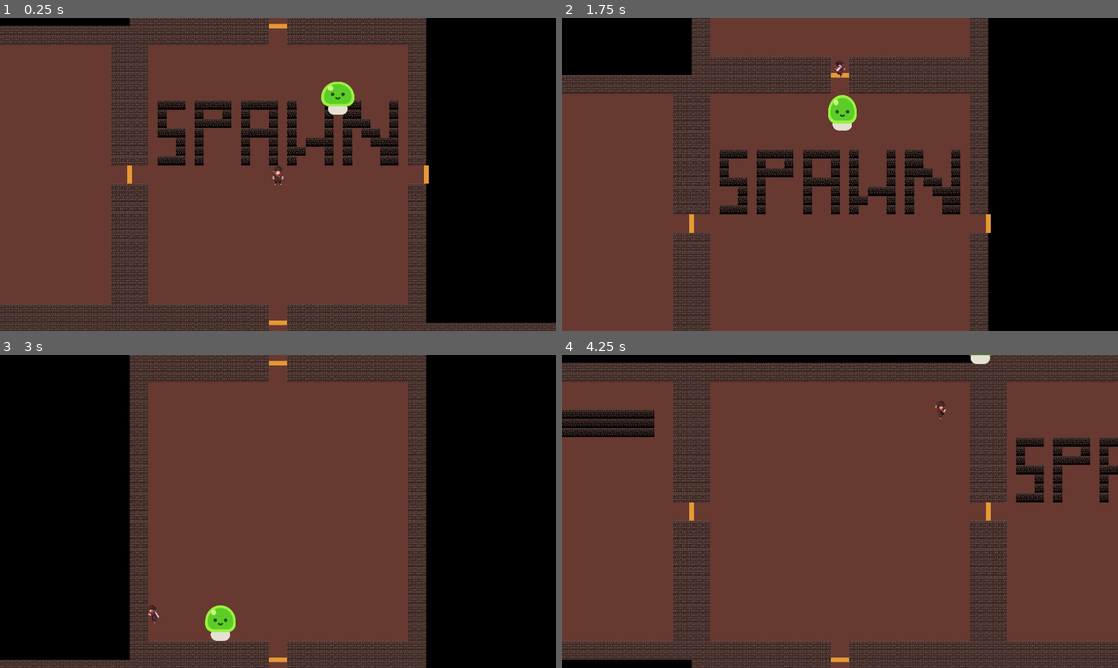
Above: before the commit, frames 1-4 (two rows, left to right).
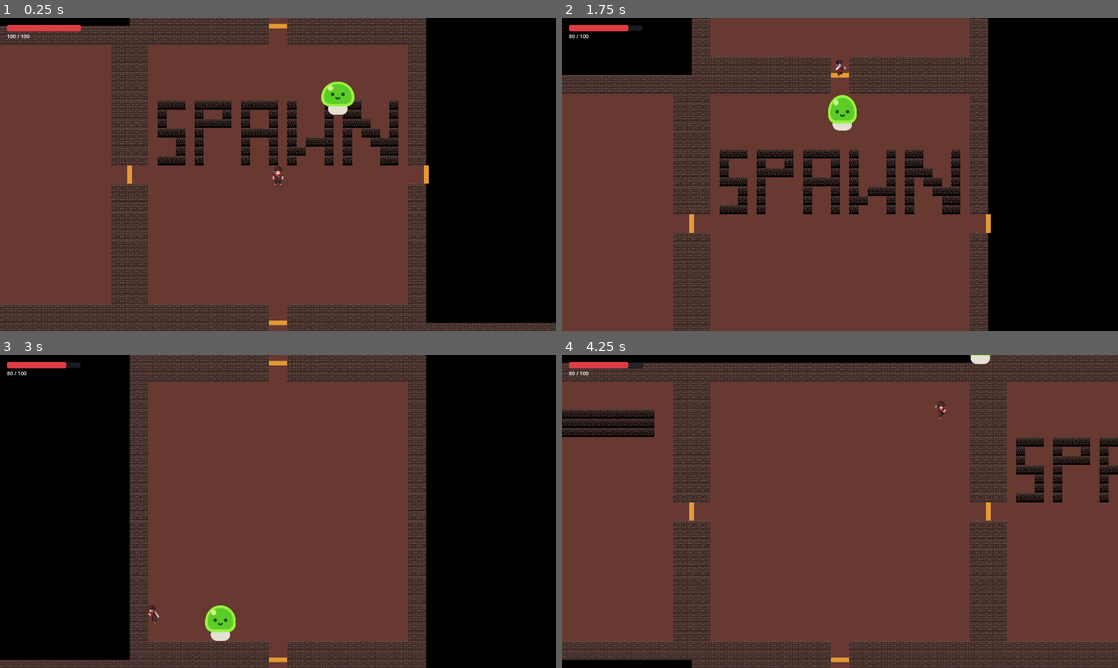
Above: after the commit, the same moments.

Repository: NoahGagnier/game
Game: Godot game, scene res://game.tscn
The game is run twice, just before and just after one commit, with the same random seed, the same clock (stepped at 60 frames per second) and the same inputs.
Inputs (mouse positions are in pixels of both pictures, inside the frame that each line leads up to):
- Up to frame 1 (0.25 s): no input
- Up to frame 2 (1.75 s): move the mouse to (812, 237) at 0.52 s; press the mouse at (812, 237) at 0.53 s; hold W (move_up) from 0.53 s (still down); move the mouse to (1006, 221) at 1.27 s; release the mouse at (1006, 221) at 1.28 s; click (1006, 221) at 1.35 s
- Up to frame 3 (3 s): move the mouse to (111, 464) at 2.02 s; release W (move_up) at 2.03 s; press the mouse at (111, 464) at 2.03 s; hold A (move_left) from 2.03 s (still down); move the mouse to (305, 511) at 2.77 s; release the mouse at (305, 511) at 2.78 s; click (305, 511) at 2.85 s
- Up to frame 4 (4.25 s): move the mouse to (756, 433) at 3.52 s; release A (move_left) at 3.53 s; press the mouse at (756, 433) at 3.53 s; hold S (move_down) from 3.53 s (still down)

The runs differ from the first frame. In frame 1, 0.3% of the frame differs, in the area x 1-15%, y 2-7%; in frame 2, 0.4%, in the area x 1-52%, y 2-19%; in frame 3, 0.3%; in frame 4, 0.3%.

Commit message:
health bar and placeholder hurt anm

Diff:
--- a/game.tscn
+++ b/game.tscn
@@ -2,6 +2,7 @@
 
 [ext_resource type="PackedScene" uid="uid://c1sx7bic4uhdj" path="res://player.tscn" id="1_e2o6t"]
 [ext_resource type="Script" uid="uid://dususlr2yr63q" path="res://game.gd" id="1_fc0e3"]
+[ext_resource type="PackedScene" uid="uid://d1hudplayer2d2" path="res://hud.tscn" id="2_hud"]
 [ext_resource type="PackedScene" uid="uid://cltw5r5big1qy" path="res://mob1.tscn" id="5_7jktm"]
 [ext_resource type="PackedScene" uid="uid://b6y8u63ynub3m" path="res://rooms/dungeon.tscn" id="6_dungeon"]
 [ext_resource type="Script" uid="uid://dx8rmgbo1e7cw" path="res://rooms/room_camera.gd" id="7_roomcam"]
@@ -61,4 +62,6 @@
 [node name="Mob" parent="." unique_id=1240957426 instance=ExtResource("5_7jktm")]
 position = Vector2(766, 201)
 
+[node name="HUD" parent="." instance=ExtResource("2_hud")]
+
 [connection signal="health_depleted" from="Player" to="." method="_on_player_health_depleted"]
--- /dev/null
+++ b/hud.gd
@@ -0,0 +1,19 @@
+extends CanvasLayer
+
+@export var player_path: NodePath = ^"../Player"
+
+@onready var _bar: ProgressBar = $VBoxContainer/ProgressBar
+@onready var _label: Label = $VBoxContainer/Label
+
+func _ready() -> void:
+	var player := get_node_or_null(player_path) as Player
+	if player == null:
+		push_warning("HUD: could not find Player at %s" % player_path)
+		return
+	player.health_changed.connect(_on_player_health_changed)
+	_on_player_health_changed(player.health, player.max_health)
+
+func _on_player_health_changed(current: float, max_health: float) -> void:
+	_bar.max_value = max_health
+	_bar.value = current
+	_label.text = "%d / %d" % [int(ceilf(current)), int(max_health)]
--- /dev/null
+++ b/hud.tscn
@@ -0,0 +1,46 @@
+[gd_scene format=3 uid="uid://xem8pxnq36dt"]
+
+[ext_resource type="Script" path="res://hud.gd" id="1_hud"]
+
+[sub_resource type="StyleBoxFlat" id="StyleBoxFlat_bg"]
+bg_color = Color(0.12, 0.13, 0.16, 0.85)
+border_width_left = 2
+border_width_top = 2
+border_width_right = 2
+border_width_bottom = 2
+border_color = Color(0, 0, 0, 0.6)
+corner_radius_top_left = 6
+corner_radius_top_right = 6
+corner_radius_bottom_right = 6
+corner_radius_bottom_left = 6
+
+[sub_resource type="StyleBoxFlat" id="StyleBoxFlat_fill"]
+bg_color = Color(0.87, 0.23, 0.26, 1)
+corner_radius_top_left = 6
+corner_radius_top_right = 6
+corner_radius_bottom_right = 6
+corner_radius_bottom_left = 6
+
+[node name="HUD" type="CanvasLayer"]
+script = ExtResource("1_hud")
+
+[node name="VBoxContainer" type="VBoxContainer" parent="."]
+offset_left = 24.0
+offset_top = 24.0
+offset_right = 280.0
+offset_bottom = 100.0
+theme_override_constants/separation = 4
+
+[node name="ProgressBar" type="ProgressBar" parent="VBoxContainer"]
+custom_minimum_size = Vector2(240, 22)
+layout_mode = 2
+theme_override_styles/background = SubResource("StyleBoxFlat_bg")
+theme_override_styles/fill = SubResource("StyleBoxFlat_fill")
+max_value = 100.0
+value = 100.0
+show_percentage = false
+
+[node name="Label" type="Label" parent="VBoxContainer"]
+layout_mode = 2
+text = "100 / 100"
+theme_override_font_sizes/font_size = 18
--- a/player.gd
+++ b/player.gd
@@ -2,6 +2,7 @@
 extends CharacterBody2D
 
 signal health_depleted
+signal health_changed(current: float, max_health: float)
 
 @export var max_health: float = 100.0
 @export var move_speed: float = 450.0
@@ -28,9 +29,13 @@
 @onready var _hitbox: Area2D = $HitBox
 
 func _ready() -> void:
-	health = max_health
+	_set_health(max_health)
 	_hitbox.monitoring = false
 	_play_current_animation()
+
+func _set_health(new_health: float) -> void:
+	health = clampf(new_health, 0.0, max_health)
+	health_changed.emit(health, max_health)
 
 func _unhandled_input(event: InputEvent) -> void:
 	if event.is_action_pressed("attack"):
@@ -67,7 +72,7 @@
 func take_damage(amount: float, _source_position: Vector2 = Vector2.ZERO) -> void:
 	if _invincible or _state == State.DEAD:
 		return
-	health -= amount
+	_set_health(health - amount)
 	if health <= 0.0:
 		_die()
 		return
--- a/player.tscn
+++ b/player.tscn
@@ -2,6 +2,7 @@
 
 [ext_resource type="Script" uid="uid://yh2ao5or56lq" path="res://player.gd" id="1_player"]
 [ext_resource type="Texture2D" uid="uid://bcnuswfoynm15" path="res://characters/Character_Placeholder_Art/FREE_Adventurer 2D Pixel Art/Sprites/IDLE/idle_down.png" id="2_2hs0m"]
+[ext_resource type="Texture2D" uid="uid://hj3e18hsj07" path="res://icon.png" id="2_icon"]
 [ext_resource type="Texture2D" uid="uid://bkwyod7qmyw6i" path="res://characters/Character_Placeholder_Art/FREE_Adventurer 2D Pixel Art/Sprites/ATTACK 1/attack1_down.png" id="2_n7ghd"]
 [ext_resource type="Texture2D" uid="uid://bkop6xm0np2p2" path="res://characters/Character_Placeholder_Art/FREE_Adventurer 2D Pixel Art/Sprites/RUN/run_down.png" id="2_sweqy"]
 [ext_resource type="Texture2D" uid="uid://cbwgr3s6x447x" path="res://characters/Character_Placeholder_Art/FREE_Adventurer 2D Pixel Art/Sprites/RUN/run_left.png" id="3_2hs0m"]
@@ -419,6 +420,38 @@
 }, {
 "frames": [{
 "duration": 1.0,
+"texture": ExtResource("2_icon")
+}],
+"loop": true,
+"name": &"hurt_down",
+"speed": 5.0
+}, {
+"frames": [{
+"duration": 1.0,
+"texture": ExtResource("2_icon")
+}],
+"loop": true,
+"name": &"hurt_left",
+"speed": 5.0
+}, {
+"frames": [{
+"duration": 1.0,
+"texture": ExtResource("2_icon")
+}],
+"loop": true,
+"name": &"hurt_right",
+"speed": 5.0
+}, {
+"frames": [{
+"duration": 1.0,
+"texture": ExtResource("2_icon")
+}],
+"loop": true,
+"name": &"hurt_up",
+"speed": 5.0
+}, {
+"frames": [{
+"duration": 1.0,
 "texture": SubResource("AtlasTexture_1jxqw")
 }, {
 "duration": 1.0,
@@ -666,7 +699,7 @@
 [node name="AnimatedSprite2D" type="AnimatedSprite2D" parent="." unique_id=1464739290]
 scale = Vector2(2, 2)
 sprite_frames = SubResource("SpriteFrames_default")
-animation = &"attack_up"
+animation = &"hurt_left"
 
 [node name="CollisionShape2D" type="CollisionShape2D" parent="." unique_id=376936190]
 shape = SubResource("CapsuleShape2D_body")
Not shown, added: hud.gd.uid
